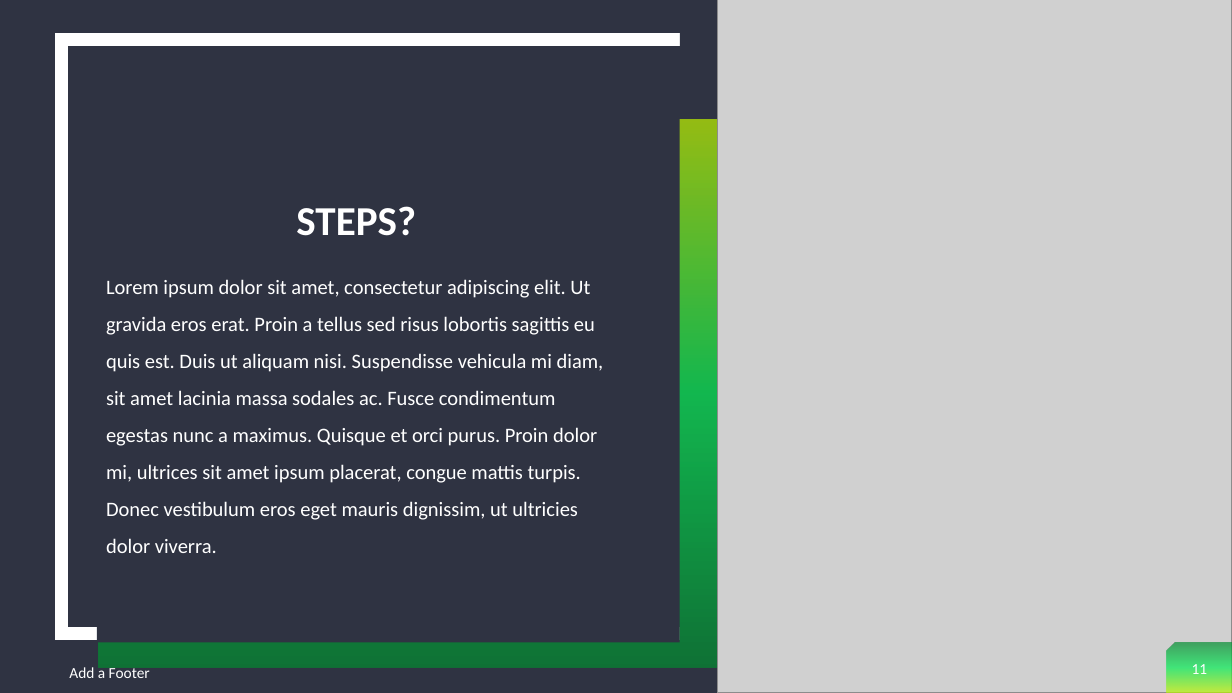
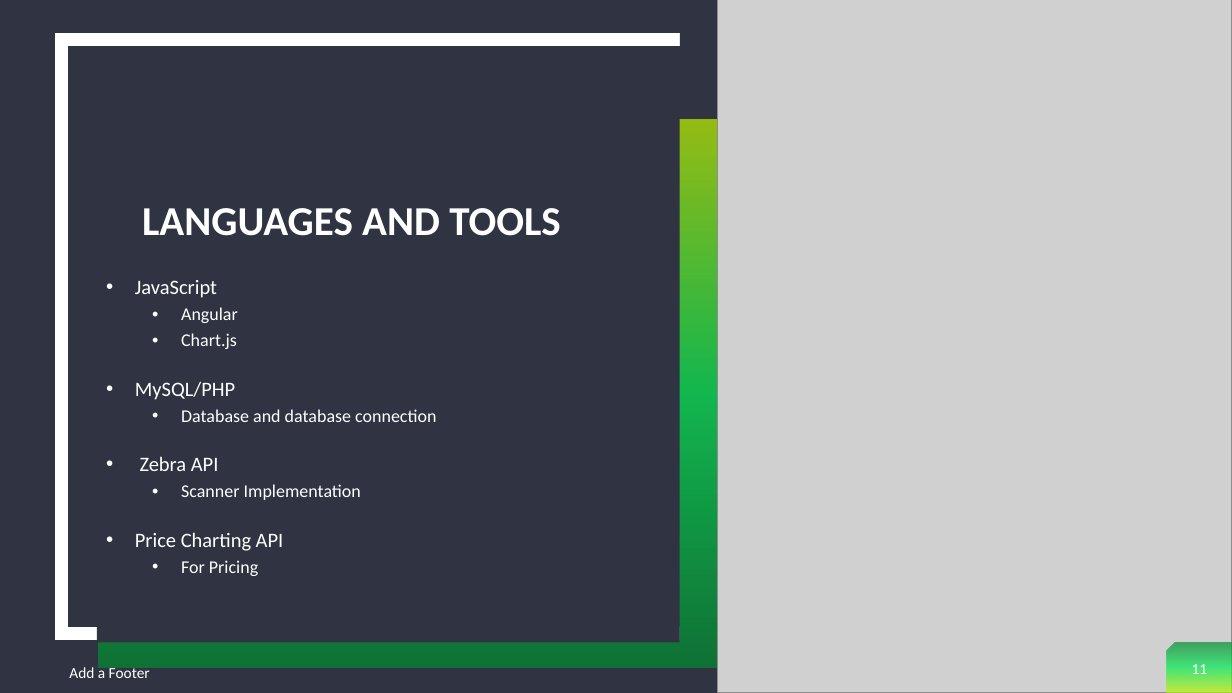
Before and after one commit to NickSchneider54/GameWorld, a slide deck: slide 11 of Game World.pptx. Drawn at 1232x693 pixels with LibreOffice and Linux fonts; fonts in the diff are those of the drawing; grey boxes stand for pictures. Boxes give left, top, right and bottom in pixels: in the first picture for what was removed or moved away, otherwise in the second. Text is boxed around its words. In the diff, an @@ line names an element or a change of style, - is before the commit and + after.

```diff
--- a/Game World.pptx
+++ b/Game World.pptx
@@ title at (142, 208, 561, 236): text changed @@
-STEPS?
+LANGUAGES AND TOOLS
@@ text at (135, 280, 436, 576): text changed; size 16 to 14 pt @@
-Lorem ipsum dolor sit amet, consectetur adipiscing elit. Ut gravida eros erat. Proin a tellus sed risus lobortis sagittis eu quis est. Duis ut aliquam nisi. Suspendisse vehicula mi diam, sit amet lacinia massa sodales ac. Fusce condimentum egestas nunc a maximus. Quisque et orci purus. Proin dolor mi, ultrices sit amet ipsum placerat, congue mattis turpis. Donec vestibulum eros eget mauris dignissim, ut ultricies dolor viverra.
+• JavaScript
+  • Angular
+  • Chart.js
+• MySQL/PHP
+  • Database and database connection
+• Zebra API
+  • Scanner Implementation
+• Price Charting API
+  • For Pricing
```
Also in this commit, not shown: 6 other slides changed.
